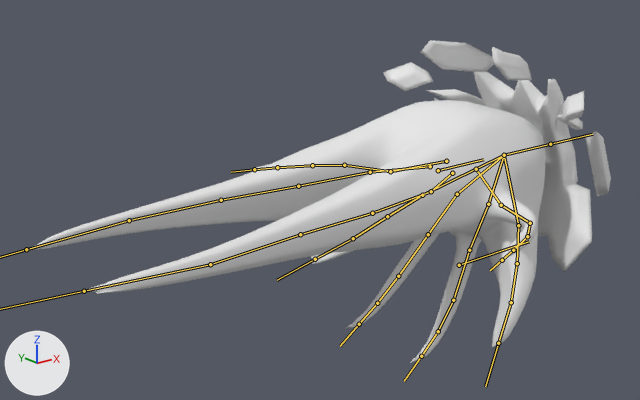
Before and after pictures for a commit that changed the FBX model Content/MyMeshes/Wisp.fbx.
One viewpoint serves both versions: a camera (50 mm lens) standing at (-1.676, -1.499, 0.875) and looking at (-0.43, 0.059, 0.252). Every picture has the same lights, and +X, +Y and +Z are marked at lower left. The bones that bend it are drawn over the model as lines.
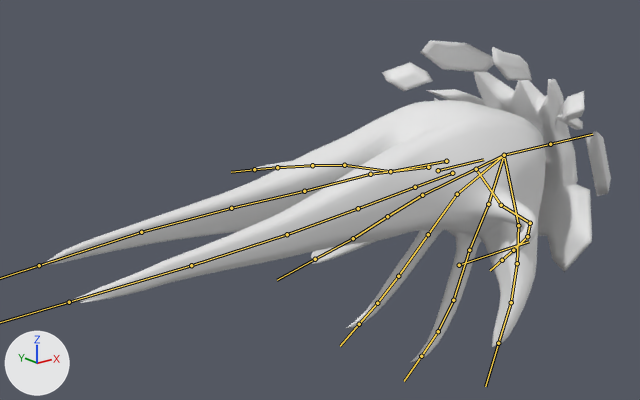
The newer file adds an action. The first version stands in its rest pose; the second is drawn at frame 1 of the action 'Armature|ArmatureAction'.

What differs and where, as boxes [x1, y1, x2, y2] in the pictures (640 x 400 px):
'Cube', posed
    before: [29, 100, 545, 362]
    after: [41, 100, 546, 362]
'Cube.001', posed
    before: [383, 40, 611, 272]
    after: [382, 40, 611, 272]
bone 'core.001', root to tip
    before: (430, 166) to (370, 172)
    after: (428, 167) to (370, 174)
bone 'core.002', root to tip
    before: (370, 172) to (298, 186)
    after: (370, 174) to (304, 191)
bone 'core.003', root to tip
    before: (298, 186) to (221, 200)
    after: (304, 191) to (231, 208)
bone 'core.004', root to tip
    before: (221, 200) to (129, 220)
    after: (231, 208) to (141, 232)
bone 'core.005', root to tip
    before: (129, 220) to (26, 249)
    after: (141, 232) to (39, 265)
bone 'core.011', root to tip
    before: (452, 173) to (431, 191)
    after: (452, 173) to (415, 187)
bone 'core.012', root to tip
    before: (431, 191) to (372, 213)
    after: (415, 187) to (358, 208)
bone 'core.013', root to tip
    before: (372, 213) to (300, 234)
    after: (358, 208) to (287, 234)
bone 'core.014', root to tip
    before: (300, 234) to (210, 264)
    after: (287, 234) to (191, 265)
bone 'core.015', root to tip
    before: (210, 264) to (84, 291)
    after: (191, 265) to (69, 302)

What changed in the scene script:
```text
Change bone_core_001:
    where bone_core_001 = bpy.data.objects['Armature'].pose.bones['core.001']  # child of 'coreMain'
    bone_core_001.location: (0.0, 0.0, 0.0) -> (0.0, 0.03, -0.01)
    bone_core_001.rotation_quaternion: (1.0, 0.0, 0.0, 0.0) -> (0.999, -0.05, 0.0, 0.001)  # degrees (0, 0, 0) -> degrees (-6, 0, 0)
Change bone_core_002:
    where bone_core_002 = bpy.data.objects['Armature'].pose.bones['core.002']  # child of 'core.001'
    bone_core_002.rotation_quaternion: (1.0, 0.0, 0.0, 0.0) -> (1.0, -0.014, 0.0, 0.0)  # degrees (0, 0, 0) -> degrees (-2, 0, 0)
Change bone_core_003:
    where bone_core_003 = bpy.data.objects['Armature'].pose.bones['core.003']  # child of 'core.002'
    bone_core_003.rotation_quaternion: (1.0, 0.0, 0.0, 0.0) -> (1.0, 0.007, 0.0, -0.002)  # degrees (0, 0, 0) -> degrees (1, 0, 0)
Change bone_core_004:
    where bone_core_004 = bpy.data.objects['Armature'].pose.bones['core.004']  # child of 'core.003'
    bone_core_004.rotation_quaternion: (1.0, 0.0, 0.0, 0.0) -> (1.0, 0.017, 0.0, 0.0)  # degrees (0, 0, 0) -> degrees (2, 0, 0)
Change bone_core_005:
    where bone_core_005 = bpy.data.objects['Armature'].pose.bones['core.005']  # child of 'core.004'
    bone_core_005.rotation_quaternion: (1.0, 0.0, 0.0, 0.0) -> (1.0, -0.019, 0.0, 0.001)  # degrees (0, 0, 0) -> degrees (-2, 0, 0)
Change bone_core_011:
    where bone_core_011 = bpy.data.objects['Armature'].pose.bones['core.011']  # child of 'coreMain'
    bone_core_011.rotation_quaternion: (1.0, 0.0, 0.0, 0.0) -> (0.991, 0.134, -0.004, 0.014)  # degrees (0, 0, 0) -> degrees (15, -1, 2)
Change bone_core_012:
    where bone_core_012 = bpy.data.objects['Armature'].pose.bones['core.012']  # child of 'core.011'
    bone_core_012.rotation_quaternion: (1.0, 0.0, 0.0, 0.0) -> (0.988, -0.152, 0.003, -0.011)  # degrees (0, 0, 0) -> degrees (-17, 0, -1)
Change bone_core_013:
    where bone_core_013 = bpy.data.objects['Armature'].pose.bones['core.013']  # child of 'core.012'
    bone_core_013.rotation_quaternion: (1.0, 0.0, 0.0, 0.0) -> (1.0, 0.012, 0.003, -0.026)  # degrees (0, 0, 0) -> degrees (1, 0, -3)
Change bone_core_014:
    where bone_core_014 = bpy.data.objects['Armature'].pose.bones['core.014']  # child of 'core.013'
    bone_core_014.rotation_quaternion: (1.0, 0.0, 0.0, 0.0) -> (0.999, 0.047, 0.002, 0.005)  # degrees (0, 0, 0) -> degrees (5, 0, 1)
Change bone_core_015:
    where bone_core_015 = bpy.data.objects['Armature'].pose.bones['core.015']  # child of 'core.014'
    bone_core_015.rotation_quaternion: (1.0, 0.0, 0.0, 0.0) -> (0.998, 0.061, -0.001, 0.014)  # degrees (0, 0, 0) -> degrees (7, 0, 2)
```
